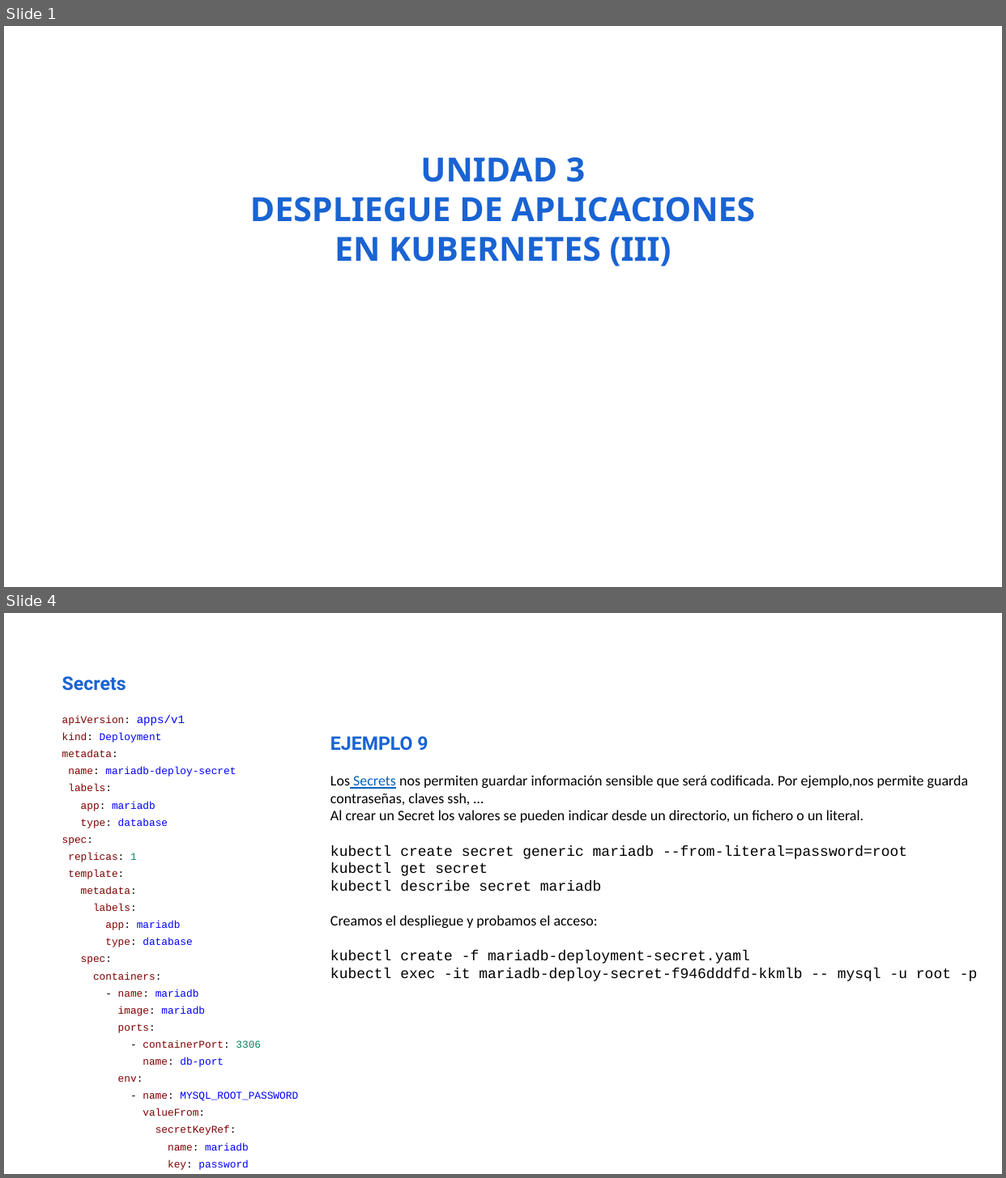
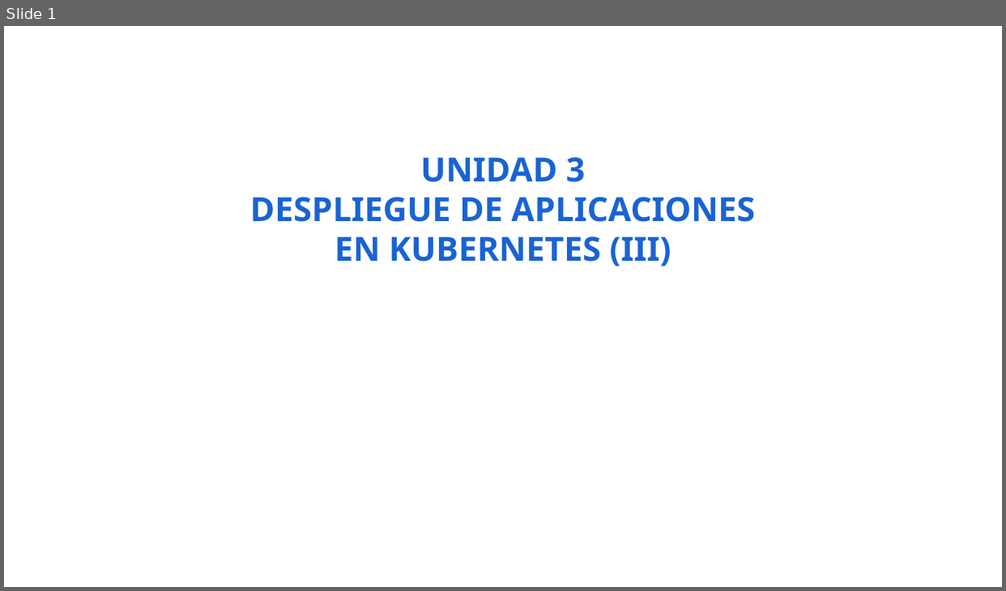
Before and after one commit to iesgn/kubernetes-storm, a slide deck: unidad3/presentacion_unidad3-3.odp. Shown one above the other, each under a label of ours: slides 1 and 4 before the commit, slide 1 after it; the slides between them are not shown. The pictures are 1006x1178 and 1006x591 pixels, drawn with LibreOffice and Linux fonts; fonts in the diff are those of the drawing. Boxes give left, top, right and bottom in pixels: in the first picture for what was removed or moved away, otherwise in the second. Text is boxed around its words. In the diff, an @@ line names an element or a change of style, - is before the commit and + after.

```diff
--- a/unidad3/presentacion_unidad3-3.odp
+++ b/unidad3/presentacion_unidad3-3.odp
@@ slide 4 removed at box(4, 613, 1002, 1174), background #FFFFFF @@
@@ text removed at box(62, 676, 126, 691) @@
-Secrets
@@ text removed at box(62, 715, 298, 1170) @@
-apiVersion: apps/v1
-kind: Deployment
-metadata:
-name: mariadb-deploy-secret
-labels:
-app: mariadb
-type: database
-spec:
-replicas: 1
-template:
-metadata:
-labels:
-app: mariadb
-type: database
-spec:
-containers:
-- name: mariadb
-image: mariadb
-ports:
-- containerPort: 3306
-name: db-port
-env:
-- name: MYSQL_ROOT_PASSWORD
-valueFrom:
-secretKeyRef:
-name: mariadb
-key: password
@@ text removed at box(330, 736, 978, 982) @@
-EJEMPLO 9
-Los Secrets nos permiten guardar información sensible que será codificada. Por ejemplo,nos permite guarda contraseñas, claves ssh, …
-Al crear un Secret los valores se pueden indicar desde un directorio, un fichero o un literal.
-kubectl create secret generic mariadb --from-literal=password=root
-kubectl get secret
-kubectl describe secret mariadb
-Creamos el despliegue y probamos el acceso:
-kubectl create -f mariadb-deployment-secret.yaml
-kubectl exec -it mariadb-deploy-secret-f946dddfd-kkmlb -- mysql -u root -p
```
Also in this commit, not shown: 8 slides changed, 3 slides added, 7 other slides removed, 2 other files.
